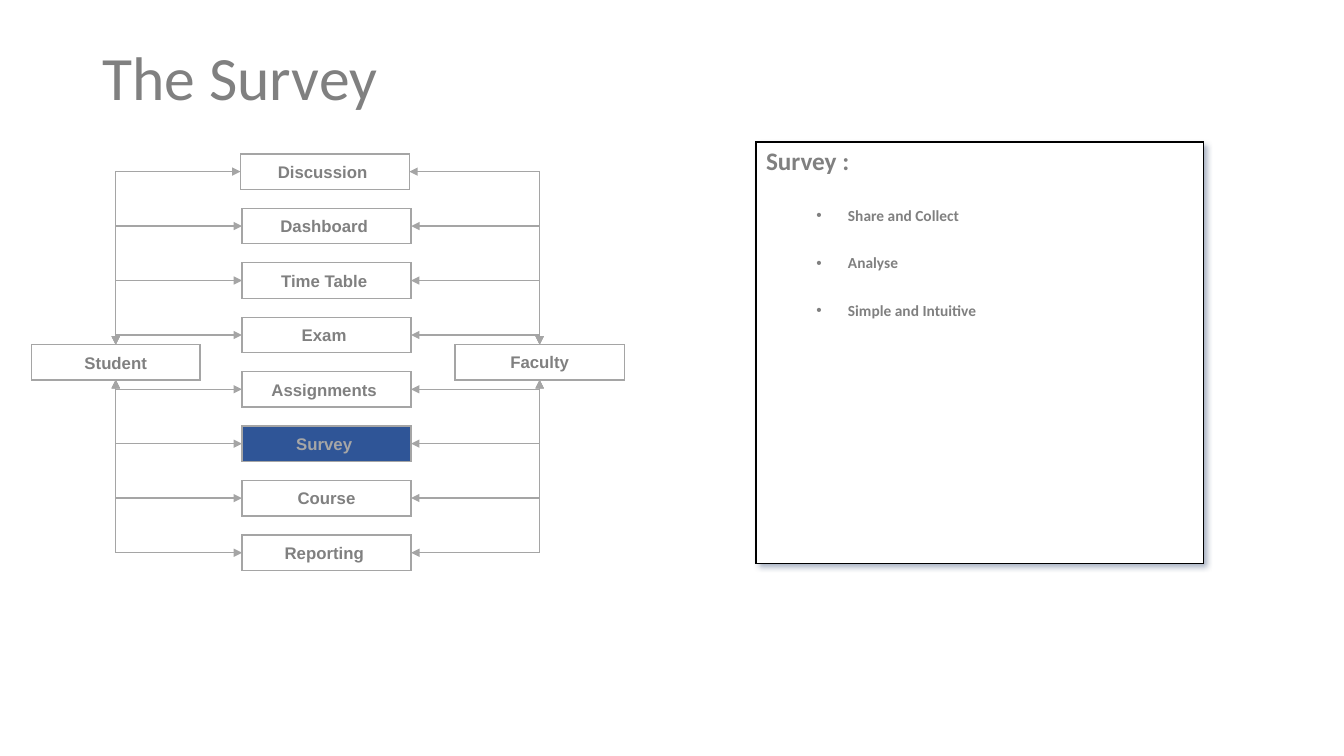
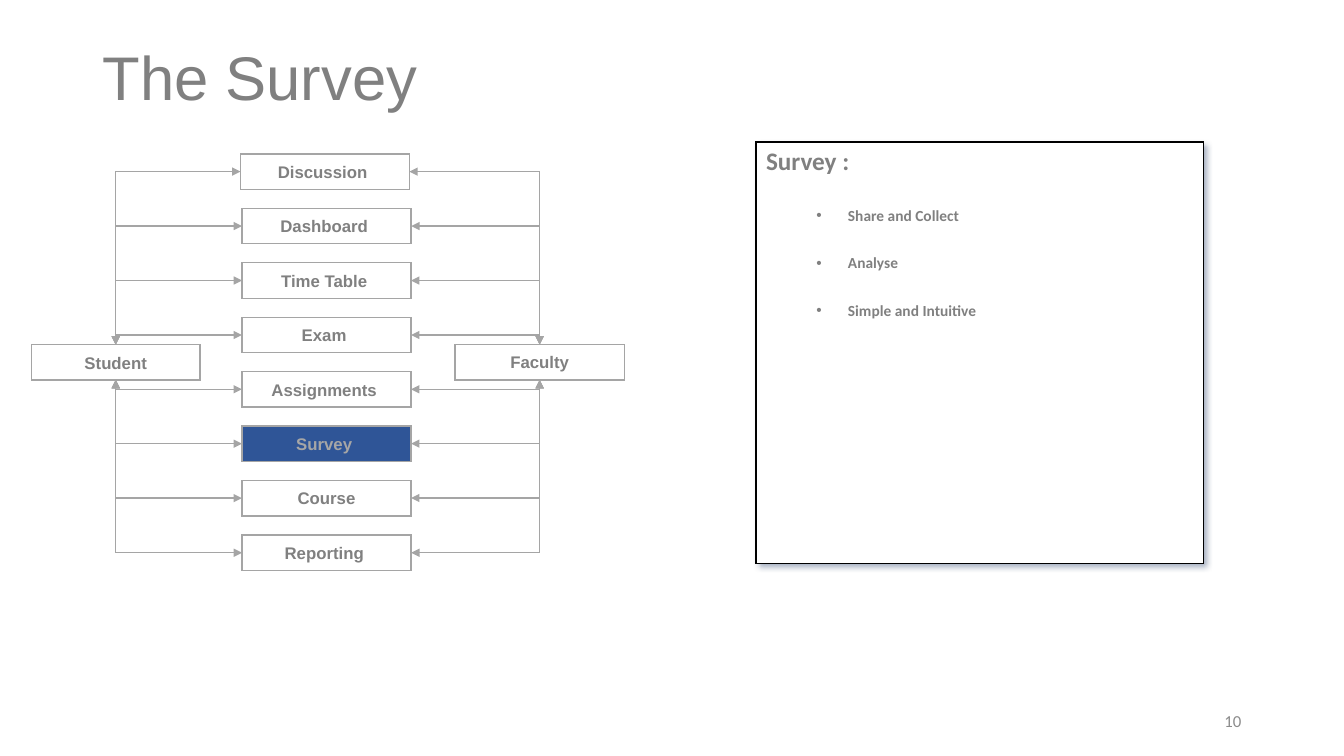
Before and after one commit to NarendranathPanda/uams, a slide deck: slide 10 of University Assignment Management System v0.1.pptx (slide 8 before the commit). Drawn at 1344x756 pixels with LibreOffice and Linux fonts; fonts in the diff are those of the drawing. Boxes give left, top, right and bottom in pixels: in the first picture for what was removed or moved away, otherwise in the second. Text is boxed around its words. In the diff, an @@ line names an element or a change of style, - is before the commit and + after.

```diff
--- a/University Assignment Management System v0.1.pptx
+++ b/University Assignment Management System v0.1.pptx
@@ title "The Survey" at bbox=[102, 55, 418, 112]: font Calibri to Arial @@
@@ page number added at bbox=[1224, 716, 1241, 727], 12 pt, text #8C8C8C @@
+10
```
Also in this commit, not shown: 11 other slides changed, 2 slides added, 1 slide removed, 8 other files.
